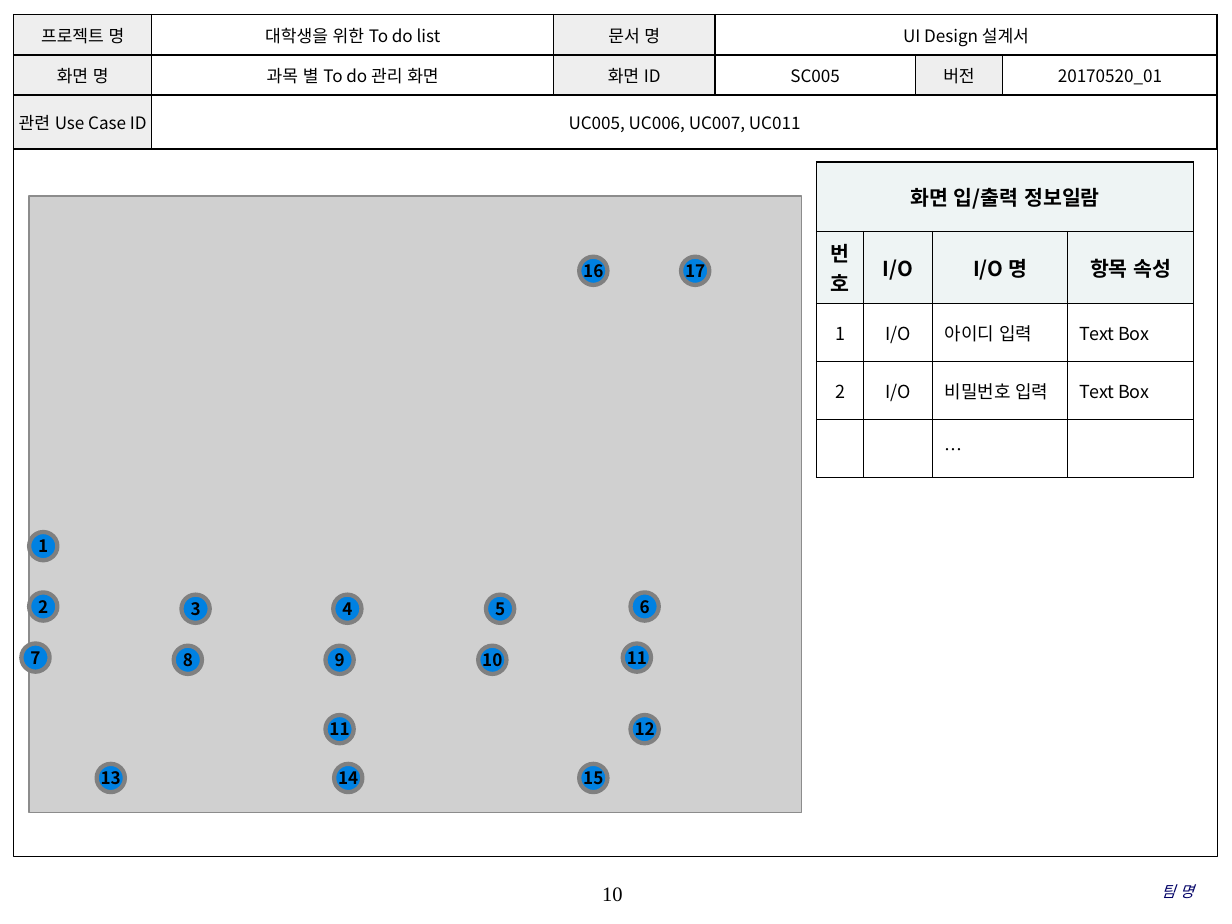
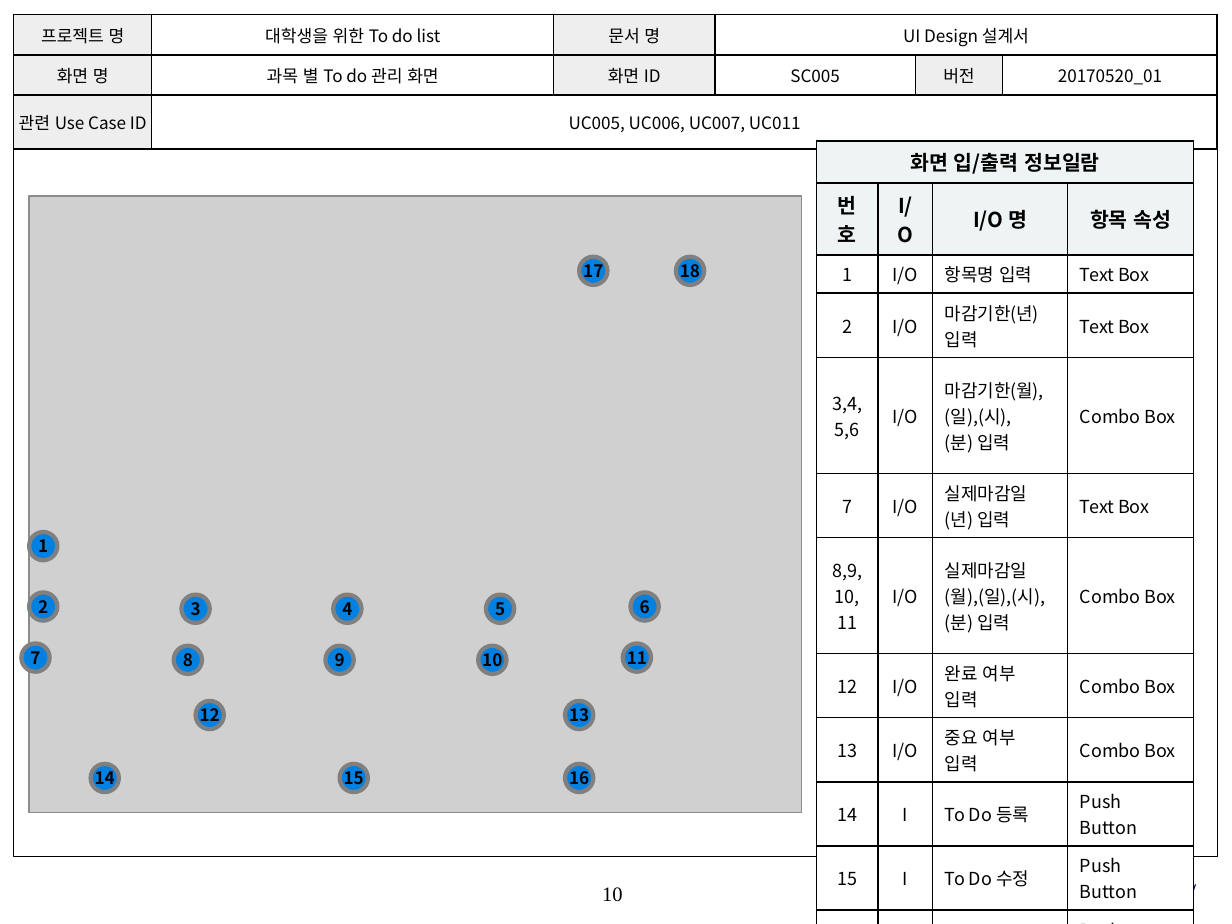
Before and after one commit to SE-admin/SE2017_4_tuna, a slide deck: slide 10 of doc/3_ 설계서/UI Design 설계서.pptx. Drawn at 1232x924 pixels with LibreOffice and Linux fonts; fonts in the diff are those of the drawing; grey boxes stand for pictures; background and template pictures are left out. Boxes give left, top, right and bottom in pixels: in the first picture for what was removed or moved away, otherwise in the second. Text is boxed around its words. In the diff, an @@ line names an element or a change of style, - is before the commit and + after.

```diff
--- a/doc/3_ 설계서/UI Design 설계서.pptx
+++ b/doc/3_ 설계서/UI Design 설계서.pptx
@@ table at box(817, 140, 1194, 903) @@
-row 3: 1 | I/O | 아이디 입력 | Text Box
-row 4: 2 | I/O | 비밀번호 입력 | Text Box
-row 5:  |  | … | 
+row 3: 1 | I/O | 항목명 입력 | Text Box
+row 4: 2 | I/O | 마감기한(년) 입력 | Text Box
+row 5: 3,4,5,6 | I/O | 마감기한(월),(일),(시), / (분) 입력 | Combo Box
+row 6: 7 | I/O | 실제마감일(년) 입력 | Text Box
+row 7: 8,9,10, / 11 | I/O | 실제마감일 (월),(일),(시), (분) 입력 | Combo Box
+row 8: 12 | I/O | 완료 여부 / 입력 | Combo Box
+row 9: 13 | I/O | 중요 여부 / 입력 | Combo Box
+row 10: 14 | I | To Do 등록 | Push Button
+row 11: 15 | I | To Do 수정 | Push Button
+row 12: 16 | I | To Do 삭제 | Push Button
+row 13: 17 | I/O | 완료 여부 / 입력 | Check Box
+row 14: 18 | I/O | 중요 여부 / 입력 | Check Box
@@ table: place and size @@
-table at box(817, 163, 1194, 468)
+table at box(817, 140, 1194, 903)
@@ ellipse "17": place and size @@
-ellipse "17" at box(681, 256, 710, 285)
+ellipse "17" at box(579, 256, 607, 285)
@@ ellipse added at box(676, 256, 705, 285), fill #0081E2, outline #808080 2.5 pt, 10 pt, text #000000, bold @@
+18
@@ ellipse "12": place and size @@
-ellipse "12" at box(631, 715, 659, 743)
+ellipse "12" at box(196, 701, 224, 729)
@@ ellipse removed at box(325, 715, 354, 743) @@
-11
@@ ellipse "13": place and size @@
-ellipse "13" at box(96, 764, 124, 792)
+ellipse "13" at box(565, 701, 594, 729)
@@ ellipse "14": place and size @@
-ellipse "14" at box(334, 764, 362, 792)
+ellipse "14" at box(91, 764, 120, 792)
@@ ellipse "15": place and size @@
-ellipse "15" at box(579, 764, 607, 792)
+ellipse "15" at box(340, 764, 368, 792)
@@ ellipse "16": place and size @@
-ellipse "16" at box(579, 256, 607, 285)
+ellipse "16" at box(565, 764, 594, 792)
```
Also in this commit, not shown: 8 other slides changed.
